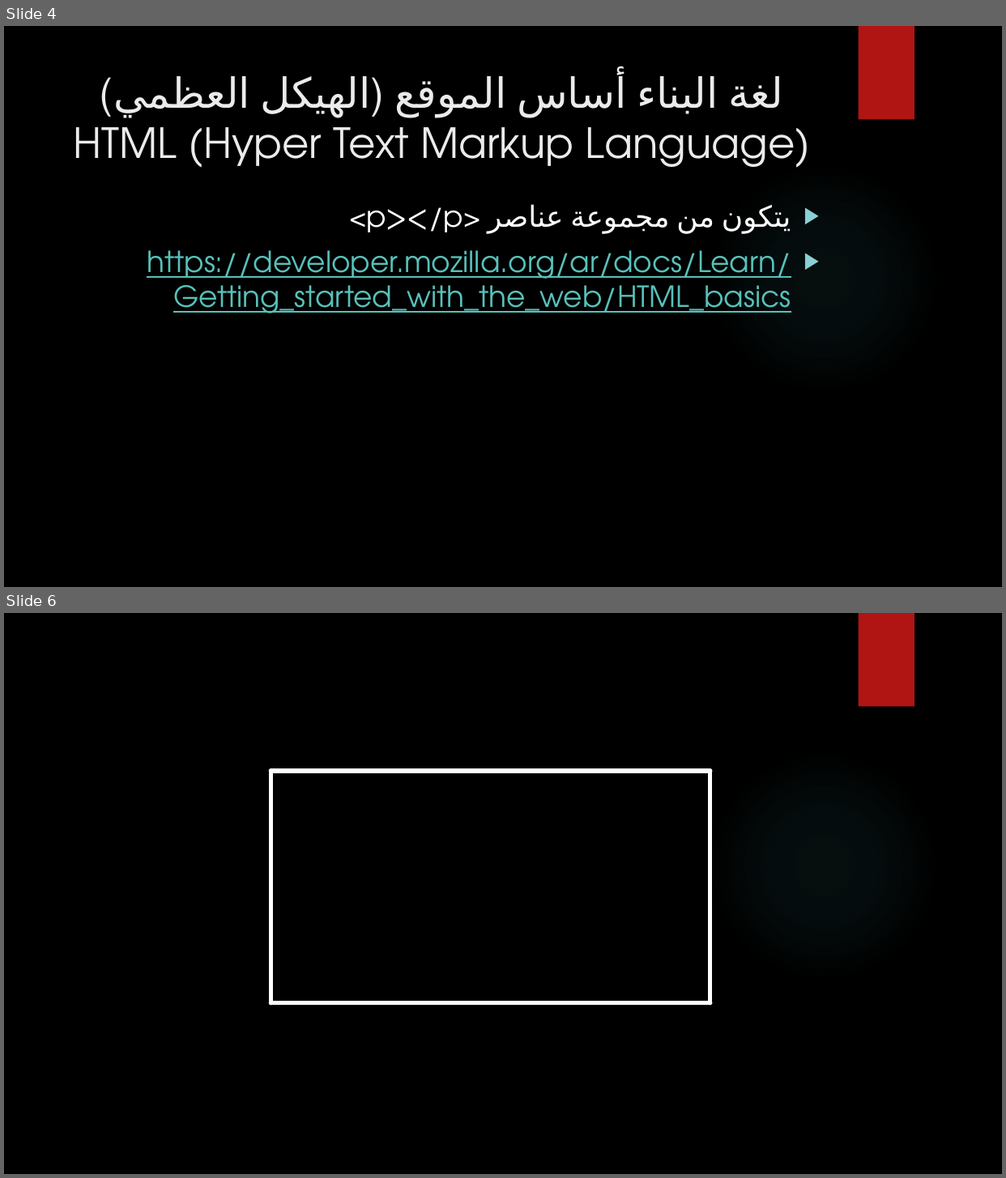
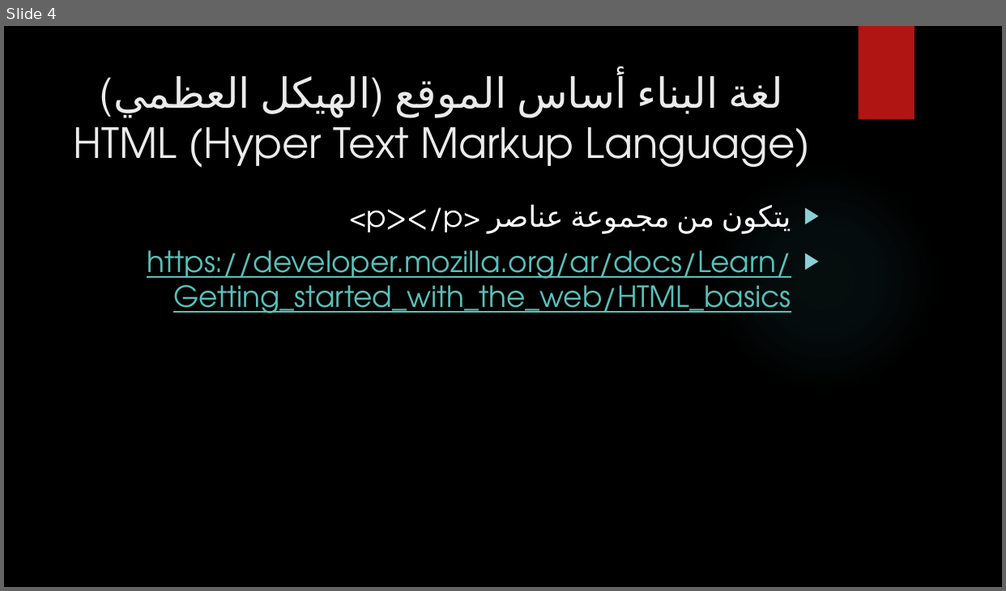
Before and after one commit to amroahmed90/tsmim-mwaq3, a slide deck: تصميم مواقع الانترنت.pptx. Shown one above the other, each under a label of ours: slides 4 and 6 before the commit, slide 4 after it; the slides between them are not shown. The pictures are 1006x1178 and 1006x591 pixels, drawn with LibreOffice and Linux fonts; fonts in the diff are those of the drawing; background and template pictures are left out. Boxes give left, top, right and bottom in pixels: in the first picture for what was removed or moved away, otherwise in the second. Text is boxed around its words. In the diff, an @@ line names an element or a change of style, - is before the commit and + after.

```diff
--- a/تصميم مواقع الانترنت.pptx
+++ b/تصميم مواقع الانترنت.pptx
@@ slide 6 removed at (4, 613, 1002, 1174), background picture (left out); not listed: 2 template elements that a slide beside it also shows @@
@@ line removed from (271, 771) to (710, 771) @@
@@ line removed from (271, 771) to (271, 1003) @@
@@ line removed from (710, 771) to (710, 1003) @@
@@ line removed from (271, 1003) to (710, 1003) @@
```
Also in this commit, not shown: 2 slides added, 1 other slide removed, 1 other file.
